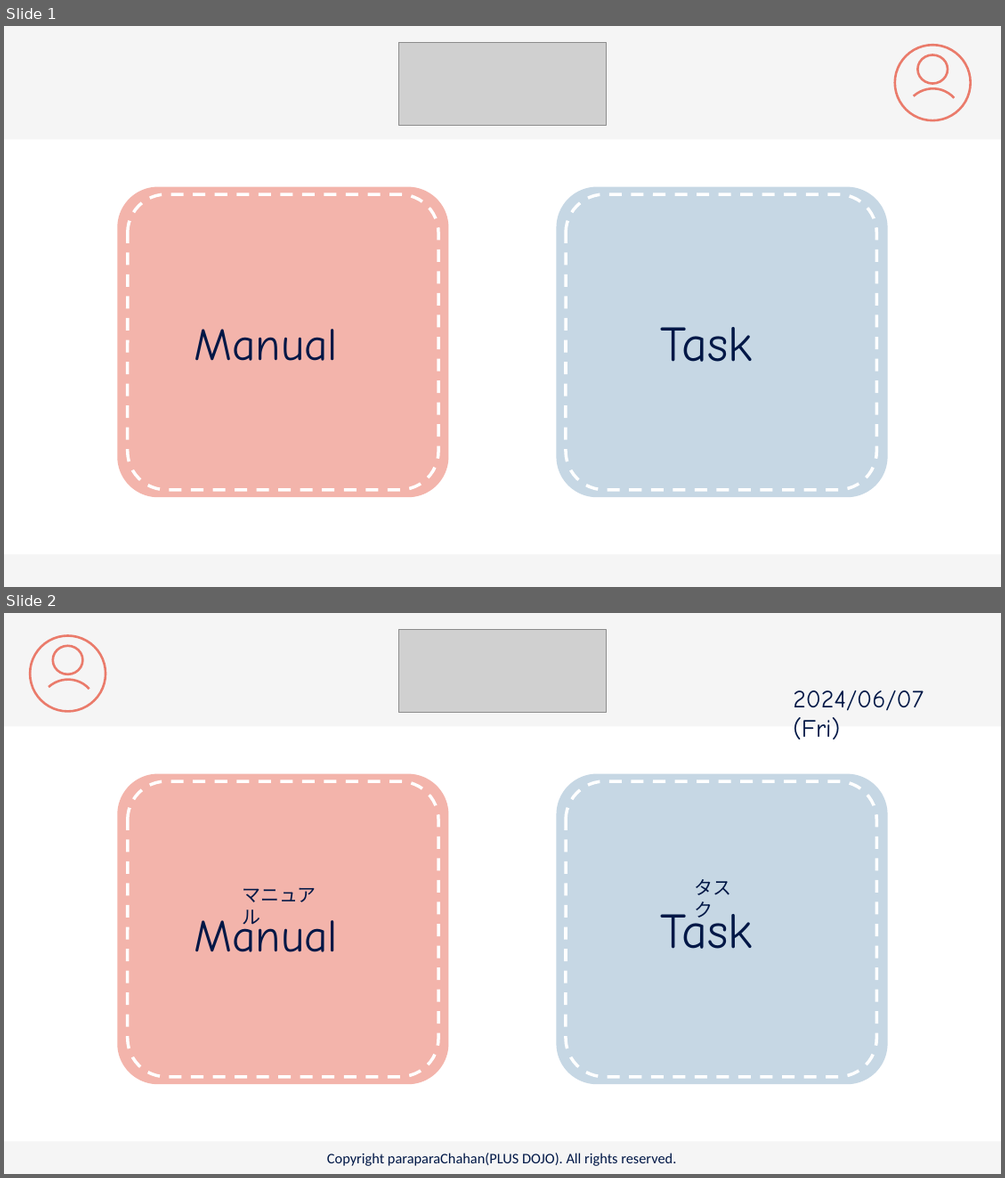
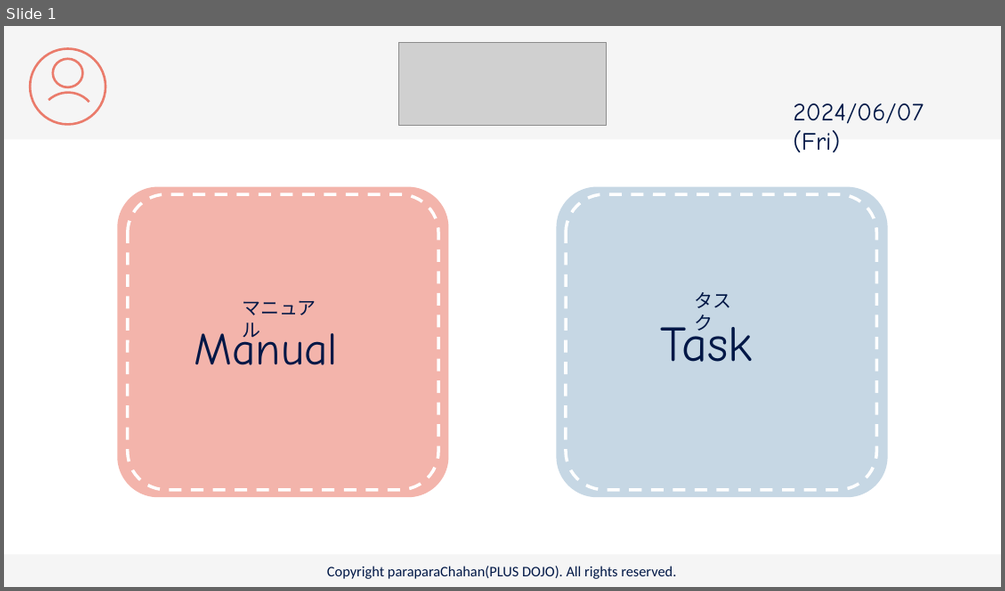
Before and after one commit to plusdojo2024/C2, a slide deck: doc/13_外部設計/famiLink 画面デザイン.pptx. Shown one above the other, each under a label of ours: slides 1 and 2 before the commit, slide 1 after it. The pictures are 1005x1178 and 1005x591 pixels, drawn with LibreOffice and Linux fonts; fonts in the diff are those of the drawing; grey boxes stand for pictures. Boxes give left, top, right and bottom in pixels: in the first picture for what was removed or moved away, otherwise in the second. Text is boxed around its words. In the diff, an @@ line names an element or a change of style, - is before the commit and + after.

```diff
--- a/doc/13_外部設計/famiLink 画面デザイン.pptx
+++ b/doc/13_外部設計/famiLink 画面デザイン.pptx
@@ slide 1 removed at (x1=4, y1=26, x2=1001, y2=587), background #FFFFFF @@
@@ rectangle removed at (x1=4, y1=26, x2=1001, y2=140) @@
@@ picture removed at (x1=399, y1=42, x2=607, y2=126) @@
@@ ellipse removed at (x1=895, y1=45, x2=971, y2=120) @@
@@ arc (boxed as its full ellipse) removed at (x1=892, y1=77, x2=973, y2=158) @@
@@ ellipse removed at (x1=918, y1=55, x2=947, y2=84) @@
@@ rounded rectangle removed at (x1=118, y1=187, x2=449, y2=497) @@
@@ rounded rectangle removed at (x1=128, y1=194, x2=438, y2=490) @@
@@ rounded rectangle removed at (x1=557, y1=187, x2=888, y2=497) @@
@@ rounded rectangle removed at (x1=566, y1=194, x2=877, y2=490) @@
@@ text removed at (x1=194, y1=329, x2=338, y2=361) @@
-Manual
@@ text removed at (x1=661, y1=327, x2=752, y2=362) @@
-Task
@@ rectangle removed at (x1=4, y1=554, x2=1001, y2=587) @@
@@ what was slide 2 is now slide 1 @@
```
Also in this commit, not shown: 3 slides added.
